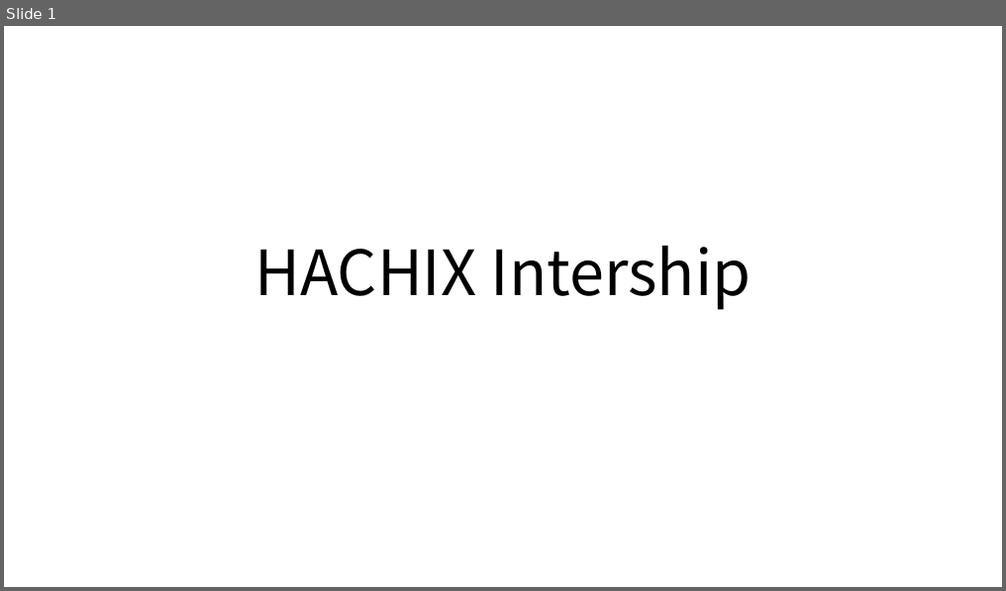
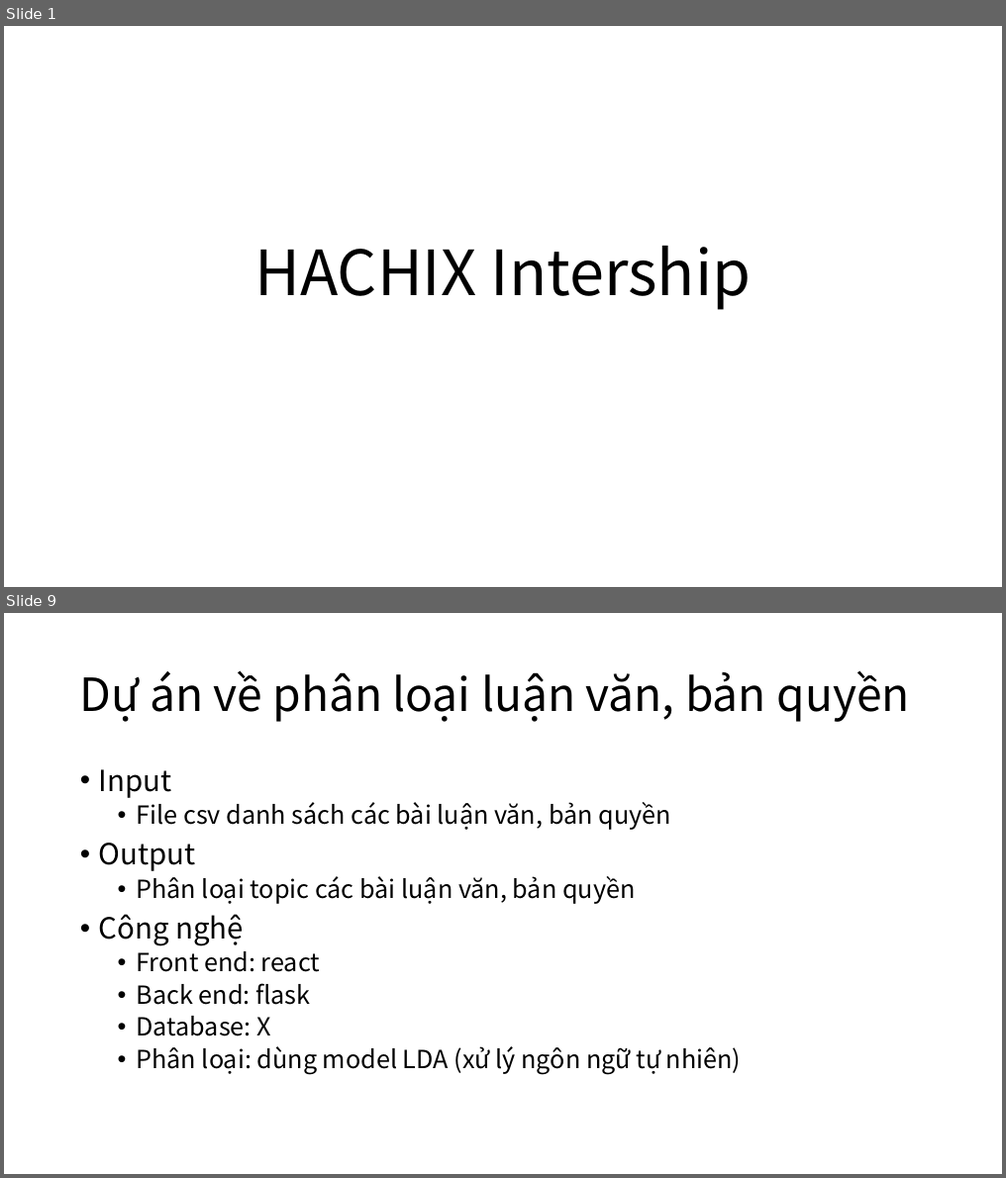
Before and after one commit to makotovnjp/Talent5PythonFlask, a slide deck: doc/Intership.pptx. Shown one above the other, each under a label of ours: slide 1 before the commit, slides 1 and 9 after it; the slides between them are not shown. The pictures are 1006x591 and 1006x1178 pixels, drawn with LibreOffice and Linux fonts; fonts in the diff are those of the drawing. Boxes give left, top, right and bottom in pixels: in the first picture for what was removed or moved away, otherwise in the second. Text is boxed around its words. In the diff, an @@ line names an element or a change of style, - is before the commit and + after.

```diff
--- a/doc/Intership.pptx
+++ b/doc/Intership.pptx
@@ slide 9 added at (4,613,1002,1174), background #FFFFFF @@
@@ title added at (80,670,909,722), 44 pt, text #000000 @@
+Dự án về phân loại luận văn, bản quyền
@@ text added at (99,769,741,1075), 24 pt, text #000000 @@
+• Input
+  • File csv danh sách các bài luận văn, bản quyền
+• Output
+  • Phân loại topic các bài luận văn, bản quyền
+• Công nghệ
+  • Front end: react
+  • Back end: flask
+  • Database: X
+  • Phân loại: dùng model LDA (xử lý ngôn ngữ tự nhiên)
```
Also in this commit, not shown: 2 slides changed, 7 other slides added.
